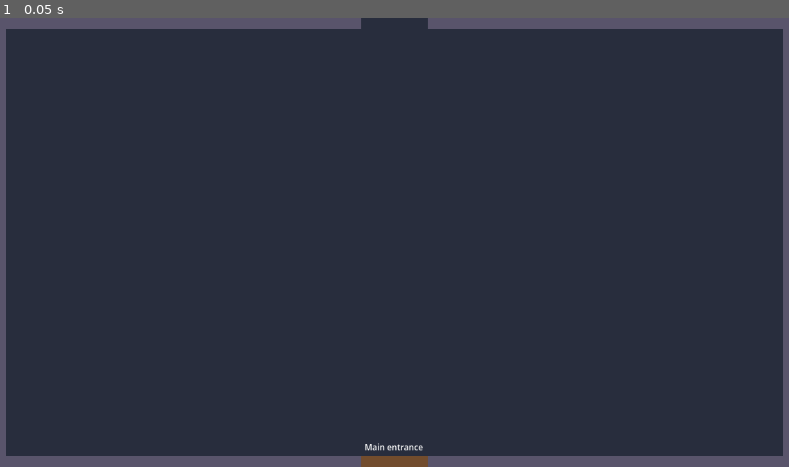
Above: before the commit, frame 1.
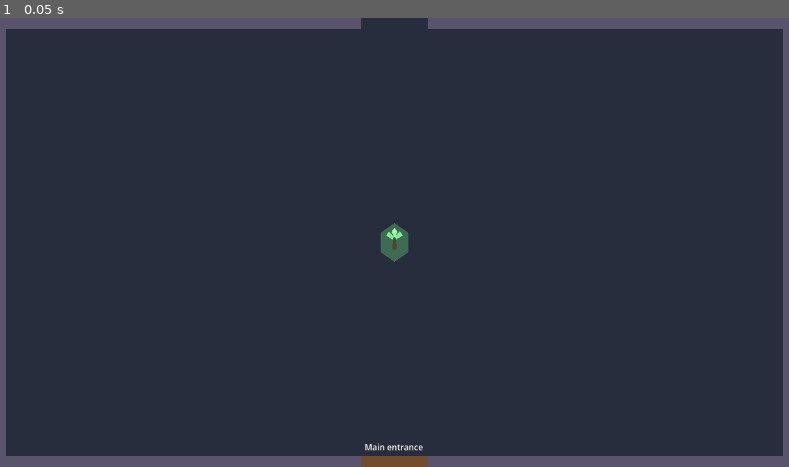
Above: after the commit, the same moment.

Repository: KrisUni/the-shattering
Game: Godot game, scene res://scenes/areas/dungeons/lobby.tscn
Same seed, same stepped clock (60 frames per second), same inputs: the game is played once before the commit and once after it. This scene is started directly instead of the project's main scene.
Inputs:
- Up to frame 1 (0.05 s): no input

The runs differ from the first frame. In frame 1, 0.2% of the frame differs, in the area x 48-52%, y 45-55%.

Commit message:
Place the Dungeons' two Checkpoints (#61)
Co-Authored-By: Claude Sonnet 5.5 <noreply@anthropic.com>
Claude-Session: https://claude.ai/code/session_012zNHGJxEKgwKABh9js5zzE

Diff:
--- a/scenes/areas/dungeons/back_corridor_1.tscn
+++ b/scenes/areas/dungeons/back_corridor_1.tscn
@@ -2,6 +2,7 @@
 
 [ext_resource type="Script" path="res://scripts/rooms/room.gd" id="1_room"]
 [ext_resource type="Script" path="res://scripts/rooms/room_exit.gd" id="2_exit"]
+[ext_resource type="PackedScene" path="res://scenes/world/checkpoint.tscn" id="3_checkpoint"]
 
 [sub_resource type="RectangleShape2D" id="Shape_16x648"]
 size = Vector2(16, 648)
@@ -65,3 +66,6 @@
 
 [node name="Entrance" type="Marker2D" parent="Exits/back_entrance"]
 position = Vector2(-56, 0)
+
+[node name="Checkpoint" parent="." instance=ExtResource("3_checkpoint")]
+position = Vector2(1080, 324)
--- a/scenes/areas/dungeons/lobby.tscn
+++ b/scenes/areas/dungeons/lobby.tscn
@@ -3,6 +3,7 @@
 [ext_resource type="Script" path="res://scripts/rooms/room.gd" id="1_room"]
 [ext_resource type="Script" path="res://scripts/rooms/room_exit.gd" id="2_exit"]
 [ext_resource type="PackedScene" path="res://scenes/world/placeholder_door.tscn" id="3_door"]
+[ext_resource type="PackedScene" path="res://scenes/world/checkpoint.tscn" id="4_checkpoint"]
 
 [sub_resource type="RectangleShape2D" id="Shape_16x648"]
 size = Vector2(16, 648)
@@ -102,3 +103,6 @@
 
 [node name="Entrance" type="Marker2D" parent="Exits/to_reception"]
 position = Vector2(0, 56)
+
+[node name="Checkpoint" parent="." instance=ExtResource("4_checkpoint")]
+position = Vector2(576, 324)
--- /dev/null
+++ b/test/test_dungeons_checkpoints.gd
@@ -0,0 +1,239 @@
+extends GutTest
+## The Dungeons hold only two Checkpoints: one in the Lobby, at the middle of the main hall, and one in
+## Back corridor 1, just past the Back entrance. Reception has none. Until Almos rests at one, a Death
+## returns him to Cell 3; resting at one saves the changes made so far and makes it his return point.
+
+const AlmosInput := preload("res://test/helpers/almos_input.gd")
+
+const WORLD_PATH := "res://scenes/areas/test_world.tscn"
+const DUNGEONS_PATH := "res://scenes/areas/dungeons/dungeons.tscn"
+const SWORD_PATH := "res://data/sword.tres"
+const ARMOUR_PATH := "res://data/almos_armour.tres"
+const FIRE_PATH := "res://data/fire.tres"
+const ROOTS_ID := &"dungeons/cell_3/roots"
+# In pixels. The size of the view the Dungeons is shown in: the project's default window.
+const VIEW_SIZE := Vector2i(1152, 648)
+# In pixels. How far from a Checkpoint or a pickup Almos stands: well inside his reach.
+const BESIDE := 5.0
+# In pixels. How far from a Checkpoint he may be found when he has been returned to it.
+const RETURN_TOLERANCE := 2.0
+# In pixels. The walls are 16 pixels thick and Almos is about 30 across; a Checkpoint is clear of a wall
+# when it is at least this far from the edge of the Room, and clear of an exit's strip likewise.
+const CLEARANCE := 48.0
+const TAP_FRAMES := 3
+const MARGIN_FRAMES := 8
+# In physics frames. The most a Death and the return after it is waited for.
+const MOST_FRAMES := 600
+
+var _almos_input: AlmosInput
+
+
+func before_each() -> void:
+	WorldState.reset()
+	await get_tree().process_frame
+	_almos_input = AlmosInput.new(self)
+
+
+func after_each() -> void:
+	_almos_input.release_everything()
+	WorldState.reset()
+
+
+func test_the_dungeons_hold_exactly_two_checkpoints() -> void:
+	var host := _host_in_the_dungeons()
+	await wait_physics_frames(2)
+
+	assert_eq(_checkpoints_in(host.current_space).size(), 2, "the Dungeons should hold two Checkpoints")
+
+
+func test_the_lobby_holds_exactly_one_checkpoint() -> void:
+	var host := _host_in_the_dungeons()
+	await wait_physics_frames(2)
+
+	assert_eq(_checkpoints_in(_room(host, &"lobby")).size(), 1, "the Lobby should hold one Checkpoint")
+
+
+func test_back_corridor_1_holds_exactly_one_checkpoint() -> void:
+	var host := _host_in_the_dungeons()
+	await wait_physics_frames(2)
+
+	assert_eq(_checkpoints_in(_room(host, &"back_corridor_1")).size(), 1, "Back corridor 1 should hold one Checkpoint")
+
+
+func test_reception_holds_no_checkpoint() -> void:
+	var host := _host_in_the_dungeons()
+	await wait_physics_frames(2)
+
+	assert_eq(_checkpoints_in(_room(host, &"reception")).size(), 0, "Reception should hold no Checkpoint")
+
+
+func test_the_lobbys_checkpoint_is_at_the_middle_of_the_room() -> void:
+	var host := _host_in_the_dungeons()
+	await wait_physics_frames(2)
+	var lobby := _room(host, &"lobby")
+
+	var checkpoint := _checkpoints_in(lobby)[0]
+
+	assert_eq(checkpoint.global_position, lobby.get_rect().get_center(), "it should stand at the middle of the Lobby")
+
+
+func test_back_corridor_1s_checkpoint_is_clear_of_the_walls_and_of_the_back_entrances_strip() -> void:
+	var host := _host_in_the_dungeons()
+	await wait_physics_frames(2)
+	var corridor := _room(host, &"back_corridor_1")
+	var back_entrance := corridor.get_node("Exits/back_entrance") as RoomExit
+
+	var checkpoint := _checkpoints_in(corridor)[0]
+
+	var inside := corridor.get_rect().grow(-CLEARANCE)
+	assert_true(inside.has_point(checkpoint.global_position), "it should stand clear of the Room's edges")
+	var strip := (back_entrance.get_node("CollisionShape2D") as CollisionShape2D).shape.get_rect()
+	var strip_rect := Rect2(back_entrance.global_position + strip.position, strip.size).grow(CLEARANCE)
+	assert_false(strip_rect.has_point(checkpoint.global_position), "it should stand clear of the Back entrance's strip")
+
+
+func test_the_checkpoint_in_back_corridor_1_is_near_the_back_entrance() -> void:
+	var host := _host_in_the_dungeons()
+	await wait_physics_frames(2)
+	var corridor := _room(host, &"back_corridor_1")
+	var back_entrance := corridor.get_node("Exits/back_entrance") as RoomExit
+	var checkpoint := _checkpoints_in(corridor)[0]
+
+	var arrival := (back_entrance.get_node("Entrance") as Marker2D).global_position
+
+	assert_lt(checkpoint.global_position.distance_to(arrival), CLEARANCE, "it should be within a step of where Almos arrives")
+
+
+func test_a_death_before_a_rest_returns_almos_to_cell_3_with_the_roots_whole() -> void:
+	var host := _host_in_the_dungeons()
+	await wait_physics_frames(2)
+	await _burn_cell_3s_roots(host)
+	assert_true(_roots(host).open, "control: the roots burnt open")
+
+	await _die_and_wait_for_the_return(host)
+
+	var dungeons := host.current_space as DungeonsBuilding
+	assert_eq(dungeons.current_room, dungeons.room(&"cell_3"), "he should be back in Cell 3")
+	assert_false(_roots(host).open, "the roots should be whole")
+
+
+func test_a_death_after_a_rest_at_the_lobbys_checkpoint_returns_almos_to_it_with_the_roots_open() -> void:
+	var host := _host_in_the_dungeons()
+	await wait_physics_frames(2)
+	await _burn_cell_3s_roots(host)
+	await _rest_at(host, &"lobby")
+
+	await _die_and_wait_for_the_return(host)
+
+	var dungeons := host.current_space as DungeonsBuilding
+	assert_eq(dungeons.current_room, dungeons.room(&"lobby"), "he should be back in the Lobby")
+	var checkpoint := _checkpoints_in(dungeons.room(&"lobby"))[0]
+	assert_lt(host.almos.global_position.distance_to(checkpoint.global_position), RETURN_TOLERANCE, "he should stand at the Checkpoint")
+	assert_true(_roots(host).open, "the roots should be open")
+	assert_true(WorldState.is_burnt(ROOTS_ID), "the roots should be remembered as burnt")
+
+
+func test_a_death_after_a_rest_at_back_corridor_1s_checkpoint_returns_almos_to_it() -> void:
+	var host := _host_in_the_dungeons()
+	await wait_physics_frames(2)
+	await _rest_at(host, &"back_corridor_1")
+
+	await _die_and_wait_for_the_return(host)
+
+	var dungeons := host.current_space as DungeonsBuilding
+	assert_eq(dungeons.current_room, dungeons.room(&"back_corridor_1"), "he should be back in Back corridor 1")
+	var checkpoint := _checkpoints_in(dungeons.room(&"back_corridor_1"))[0]
+	assert_lt(host.almos.global_position.distance_to(checkpoint.global_position), RETURN_TOLERANCE, "he should stand at the Checkpoint")
+	assert_false(host.almos.dead, "he should be alive again")
+
+
+func test_almos_keeps_the_sword_and_the_armour_from_the_store_room_when_he_dies_after_resting_at_the_lobbys_checkpoint() -> void:
+	var host := _host_in_the_dungeons()
+	await wait_physics_frames(2)
+	await _take_the_gear(host)
+	await _rest_at(host, &"lobby")
+
+	await _die_and_wait_for_the_return(host)
+
+	assert_eq(host.almos.weapons.in_hand, load(SWORD_PATH), "the Sword in his hand")
+	assert_eq(host.almos.armour, load(ARMOUR_PATH), "the Armour he wears")
+	var store := _room(host, &"store_room")
+	assert_eq(_live_pickups(store, &"weapon_pickups").size(), 0, "the Sword does not lie there")
+	assert_eq(_live_pickups(store, &"armour_pickups").size(), 0, "the Armour does not lie there")
+
+
+func _host_in_the_dungeons() -> AreaHost:
+	var view := SubViewport.new()
+	view.size = VIEW_SIZE
+	add_child_autofree(view)
+	var host := (load(WORLD_PATH) as PackedScene).instantiate() as AreaHost
+	host.start = DUNGEONS_PATH
+	view.add_child(host)
+	return host
+
+
+func _room(host: AreaHost, id: StringName) -> Room:
+	return (host.current_space as DungeonsBuilding).room(id)
+
+
+func _roots(host: AreaHost) -> PathBlocker:
+	return _room(host, &"cell_3").get_node("Roots") as PathBlocker
+
+
+# The Checkpoints in the node's subtree.
+func _checkpoints_in(node: Node) -> Array[Node2D]:
+	var found: Array[Node2D] = []
+	for candidate in node.find_children("*", "Node2D", true, false):
+		if candidate.is_in_group(&"checkpoints"):
+			found.append(candidate)
+	return found
+
+
+func _live_pickups(room: Room, group: StringName) -> Array[Node]:
+	return room.find_children("*", "Node2D", true, false).filter(func(node: Node) -> bool: return node.is_in_group(group) and not node.is_queued_for_deletion())
+
+
+func _tap(action: StringName) -> void:
+	_almos_input.press_action(action)
+	await wait_physics_frames(TAP_FRAMES)
+	_almos_input.release_action(action)
+	await wait_physics_frames(TAP_FRAMES)
+
+
+# Cell 3's roots are set alight and burn out, which is what Pull and Shove at them comes to.
+func _burn_cell_3s_roots(host: AreaHost) -> void:
+	_roots(host).flammable.ignite()
+	var burn_seconds := (load(FIRE_PATH) as FireTuning).burn_time
+	await wait_physics_frames(ceili(burn_seconds * Engine.physics_ticks_per_second) + MARGIN_FRAMES)
+
+
+# Almos takes the Sword and then the Armour in the store room, each with a tap of Interact.
+func _take_the_gear(host: AreaHost) -> void:
+	for group: StringName in [&"weapon_pickups", &"armour_pickups"]:
+		var pickup := _live_pickups(_room(host, &"store_room"), group)[0] as Node2D
+		host.almos.global_position = pickup.global_position + Vector2(BESIDE, 0.0)
+		await _tap(&"interact")
+
+
+# Almos stands beside the Checkpoint in the Room and rests at it with a tap of Interact; this returns
+# when the space has been made new.
+func _rest_at(host: AreaHost, room_id: StringName) -> void:
+	var checkpoint := _checkpoints_in(_room(host, room_id))[0]
+	host.almos.global_position = checkpoint.global_position + Vector2(BESIDE, 0.0)
+	await _tap(&"interact")
+	var frames := 0
+	while host.loading and frames < MOST_FRAMES:
+		await get_tree().physics_frame
+		frames += 1
+	await wait_physics_frames(TAP_FRAMES)
+
+
+# Almos's Health is taken to zero, and the test waits until he is sent back and the load is over.
+func _die_and_wait_for_the_return(host: AreaHost) -> void:
+	host.almos.health.take_damage(host.almos.health.maximum)
+	var frames := 0
+	while (host.almos.dead or host.loading or frames < TAP_FRAMES) and frames < MOST_FRAMES:
+		await get_tree().physics_frame
+		frames += 1
+	assert_lt(frames, MOST_FRAMES, "he should have been sent back")
+	await wait_physics_frames(TAP_FRAMES)
Not shown, added: test/test_dungeons_checkpoints.gd.uid
